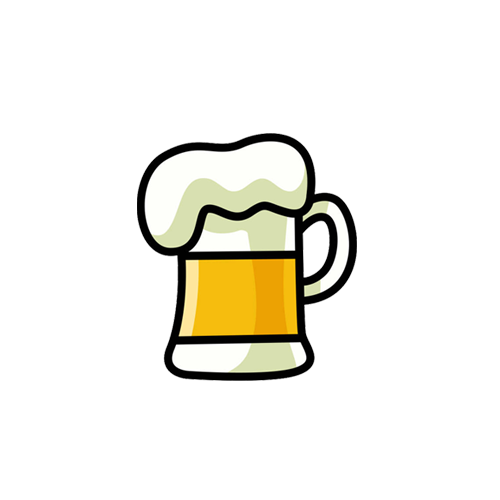
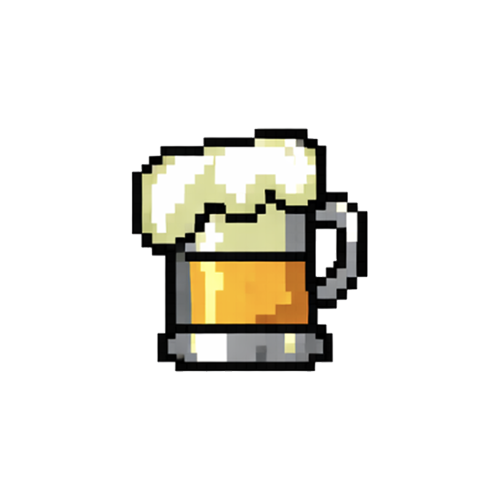
Layer changes from the first 500 × 500 image to the second:
added layer "レイヤー 6" above "レイヤー 5" over bbox(131, 127, 368, 373)
hid "レイヤー 5" over bbox(137, 133, 357, 381)
